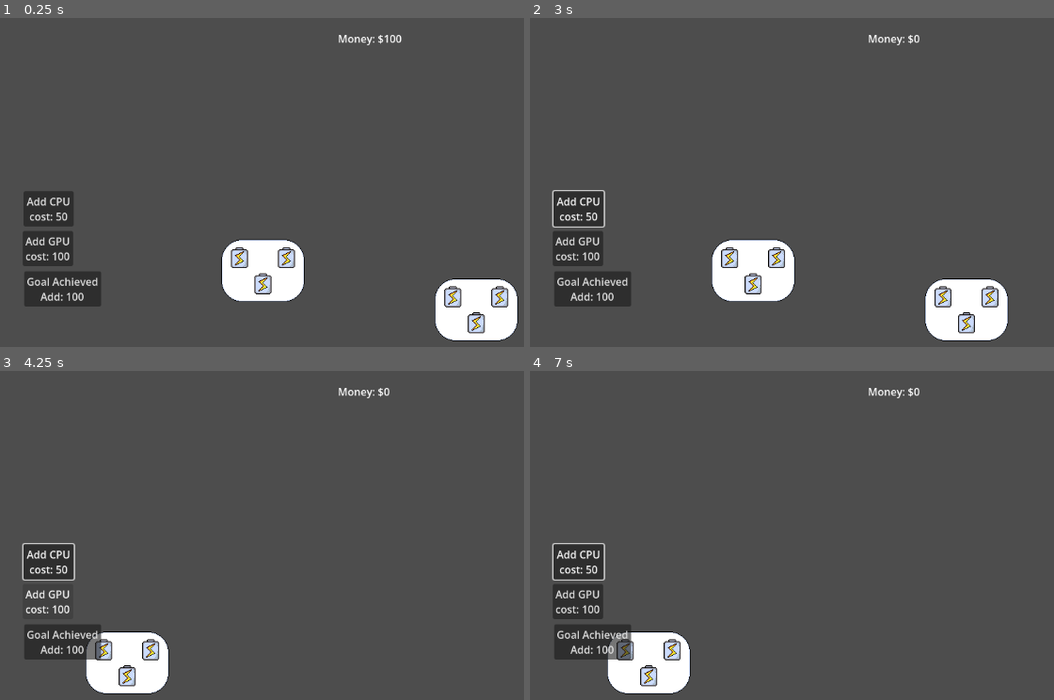
Above: before the commit, frames 1-4 (two rows, left to right).
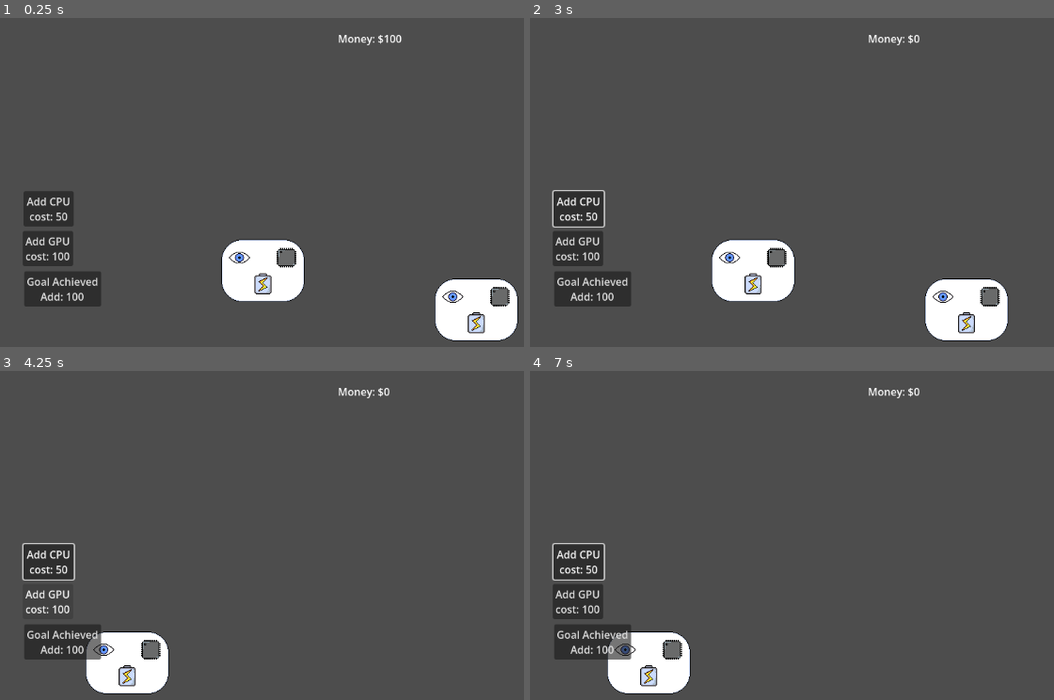
Above: after the commit, the same moments.

Repository: ARCsweden/GameJam2026SpringB
Game: Godot game, scene res://Scenes/Game/Game.tscn
Two runs of this game, one before a commit and one after it. Both use one fixed random seed, a clock stepped at 60 frames per second and the inputs below.
Inputs (mouse positions are in pixels of both pictures, inside the frame that each line leads up to):
- Up to frame 1 (0.25 s): no input
- Up to frame 2 (3 s): click "Add GPU cost: 100" at 0.5 s; click "Goal Achieved Add: 100" at 1.25 s; click "Add CPU cost: 50" at 2 s; tap Enter at 2.75 s; move the mouse to (outside the picture) at 2.77 s; hold Right (pan_right) from 2.78 s (still down); click (outside the picture) at 2.92 s
- Up to frame 3 (4.25 s): release Right (pan_right) at 3.5 s; drag from (225, 604) to (31, 611) at 3.52 s
- Up to frame 4 (7 s): move the mouse to (980, 489) at 4.27 s; hold Right (pan_right) 4.28-5 s; click (980, 489) at 4.42 s; drag from (870, 667) to (681, 519) at 5.02 s; tap Space at 5.75 s; move the mouse to (outside the picture) at 5.77 s; hold Left (pan_left) 5.78-6.5 s; click (outside the picture) at 5.92 s; drag from (681, 519) to (561, 676) at 6.52 s

The runs differ from the first frame. In frame 1, 0.8% of the frame differs, in the area x 43-98%, y 69-88%; in frame 2, 0.8%; in frame 3, 0.4%; in frame 4, 0.4%.

Commit message:
Can hover slots

Diff:
--- a/Scenes/Game/Game.tscn
+++ b/Scenes/Game/Game.tscn
@@ -15,6 +15,7 @@
 [node name="CanvasLayer" type="CanvasLayer" parent="." unique_id=1740658751]
 
 [node name="Gui" parent="CanvasLayer" unique_id=228469892 instance=ExtResource("2_gwu2e")]
+mouse_filter = 1
 
 [node name="MoneyLabel" type="Label" parent="CanvasLayer" unique_id=1520405334]
 offset_left = 518.0
--- /dev/null
+++ b/Scenes/Game/node_slot.gd
@@ -0,0 +1,11 @@
+extends Node2D
+
+@onready var area2d : Area2D = $Area2D
+@onready var activation_sprite : Sprite2D = $ActivationSprite
+
+
+func _on_slot_entered():
+	activation_sprite.show()
+
+func _on_slot_exited():
+	activation_sprite.hide()
--- a/Scenes/Game/node_slot.tscn
+++ b/Scenes/Game/node_slot.tscn
@@ -1,11 +1,19 @@
 [gd_scene format=3 uid="uid://papeltj4fgxv"]
 
 [ext_resource type="Texture2D" uid="uid://dahr6hr820ouk" path="res://Assets/Art/power.png" id="1_gg472"]
+[ext_resource type="Script" uid="uid://dddk585ujlkxj" path="res://Scenes/Game/node_slot.gd" id="1_weota"]
+[ext_resource type="Texture2D" uid="uid://c351to8o6x2le" path="res://Assets/Art/activation.png" id="2_2vx3h"]
 
 [sub_resource type="CircleShape2D" id="CircleShape2D_gg472"]
 radius = 16.0
 
 [node name="NodeSlot" type="Node2D" unique_id=435795435]
+script = ExtResource("1_weota")
+
+[node name="ActivationSprite" type="Sprite2D" parent="." unique_id=1425754640]
+visible = false
+modulate = Color(0.23696423, 0.74370295, 0, 1)
+texture = ExtResource("2_2vx3h")
 
 [node name="Sprite" type="Sprite2D" parent="." unique_id=883112050]
 texture = ExtResource("1_gg472")
@@ -14,3 +22,6 @@
 
 [node name="CollisionShape2D" type="CollisionShape2D" parent="Area2D" unique_id=1729825031]
 shape = SubResource("CircleShape2D_gg472")
+
+[connection signal="mouse_entered" from="Area2D" to="." method="_on_slot_entered"]
+[connection signal="mouse_exited" from="Area2D" to="." method="_on_slot_exited"]
--- a/Scenes/Game/scematics_node.gd
+++ b/Scenes/Game/scematics_node.gd
@@ -9,9 +9,16 @@
 
 # Called when the node enters the scene tree for the first time.
 func _ready() -> void:
-	pass # Replace with function body.
+	#TODO: Clear placeholders
+	return
+	for n in inputs.get_children():
+		inputs.remove_child(n)
+		n.queue_free()
+	for n in outputs.get_children():
+		outputs.remove_child(n)
+		n.queue_free()
+	for n in power.get_children():
+		power.remove_child(n)
+		n.queue_free()
 
-
-# Called every frame. 'delta' is the elapsed time since the previous frame.
-func _process(delta: float) -> void:
-	pass
+#TODO: Initialize node with the correct slots
--- a/Scenes/Game/scematics_node.tscn
+++ b/Scenes/Game/scematics_node.tscn
@@ -3,6 +3,8 @@
 [ext_resource type="Texture2D" uid="uid://p1wpvwl2csap" path="res://Assets/Art/node.png" id="1_2gwpg"]
 [ext_resource type="Script" uid="uid://c0seprcog42nt" path="res://Scenes/Game/scematics_node.gd" id="1_kixod"]
 [ext_resource type="PackedScene" uid="uid://papeltj4fgxv" path="res://Scenes/Game/node_slot.tscn" id="3_ogetc"]
+[ext_resource type="Texture2D" uid="uid://dybjbmwqss7du" path="res://Assets/Art/vision.png" id="4_lfa5q"]
+[ext_resource type="Texture2D" uid="uid://dl4e8na64nkak" path="res://Assets/Art/mcu.png" id="5_2kh5k"]
 
 [node name="ScematicsNode" type="Node2D" unique_id=1799637696]
 script = ExtResource("1_kixod")
@@ -21,12 +23,21 @@
 
 [node name="NodeSlot" parent="InputSlots" unique_id=435795435 instance=ExtResource("3_ogetc")]
 
+[node name="Sprite" parent="InputSlots/NodeSlot" index="0" unique_id=883112050]
+texture = ExtResource("4_lfa5q")
+
 [node name="OutputSlots" type="Node2D" parent="." unique_id=1898821160]
 position = Vector2(100, 28)
 
 [node name="NodeSlot" parent="OutputSlots" unique_id=1270963597 instance=ExtResource("3_ogetc")]
 
+[node name="Sprite" parent="OutputSlots/NodeSlot" index="0" unique_id=883112050]
+texture = ExtResource("5_2kh5k")
+
 [node name="PowerSlots" type="Node2D" parent="." unique_id=1426843035]
 position = Vector2(64, 68)
 
 [node name="NodeSlot" parent="PowerSlots" unique_id=500641076 instance=ExtResource("3_ogetc")]
+
+[editable path="InputSlots/NodeSlot"]
+[editable path="OutputSlots/NodeSlot"]
Binary file added: Assets/Art/activation.png
Not shown, added: Assets/Art/activation.png.import
Not shown, added: Scenes/Game/node_slot.gd.uid
